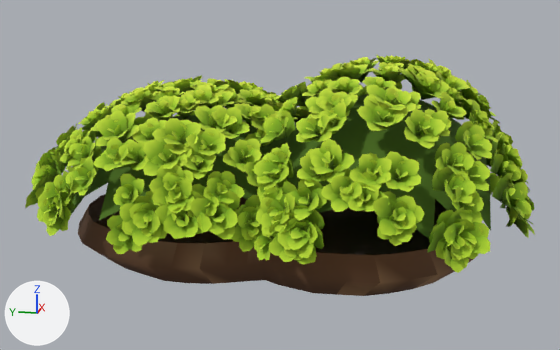
Renders of the glTF model public/assets/organisms/moss-tuft-3.glb from each side of a commit.
The view is the same before and after, from a camera (50 mm lens) standing at (-1.436, -0.285, 0.521) and looking at (0.093, 0.021, 0.139). The lights are fixed; the arrows at lower left show +X, +Y and +Z. The first picture is the older version. Objects named as collision shapes, trigger or cutter boxes, shadow casters or lower levels of detail are left out. Vertices at exactly the same position are counted once.

The first picture shows 'lod0'.
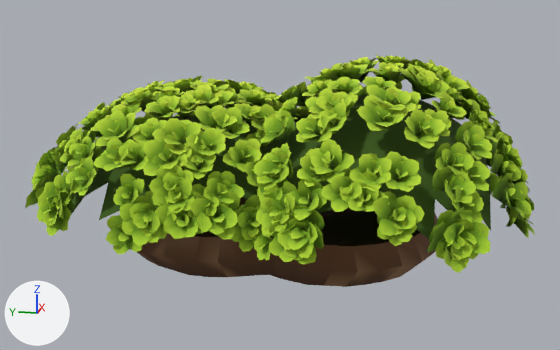
Changed parts and their boxes (x1, y1, x2, y2) in the pictures (560 x 350 px; the box of a moved part takes in the faces that stretch with it):
'lod0', reshaped
    before: (25, 54, 535, 296)
    after: (25, 54, 535, 287)
part 1 of me_lod0, moved or reshaped
    before: (78, 194, 475, 296)
    after: (137, 197, 438, 287)

Patch to the scene script:
```diff
--- a/public/assets/organisms/moss-tuft-3.glb.py
+++ b/public/assets/organisms/moss-tuft-3.glb.py
@@ me_lod0 @@
 me_lod0.from_pydata(...)  # 21157 vertices, 20870 faces; spans x -0.278..0.492, y -0.482..0.518, z 0.0..0.385
 # used by ob_lod0; location = (0.0, 0.0, 0.0)
+# me_lod0 part 1: the loose piece of 120 vertices spanning x -0.215..0.397, y -0.391..0.434, z 0.0..0.081 is scaled about the mesh origin by (0.8, 0.8, 1)
 me_lod0.materials.append(mat_mossvertex)
```
